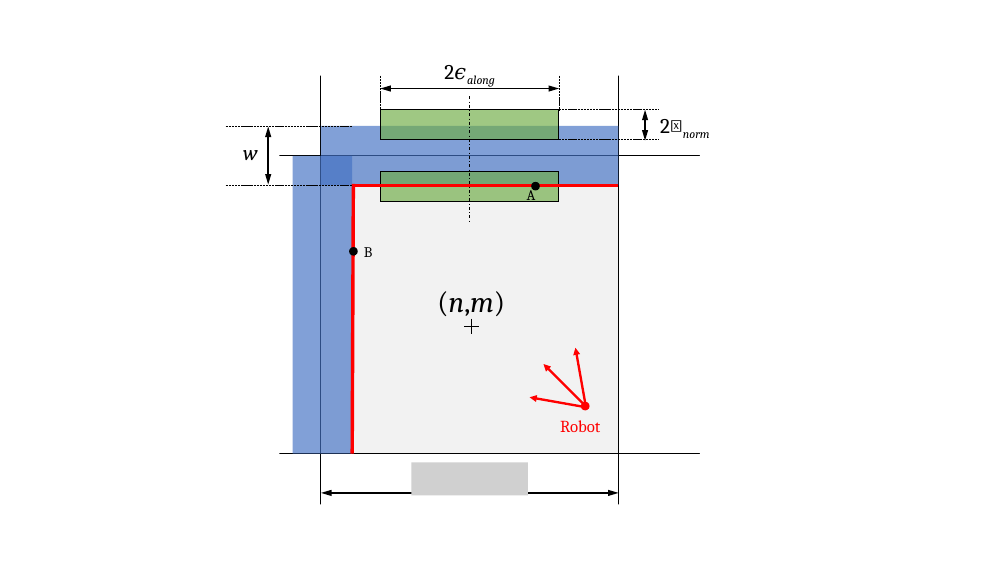
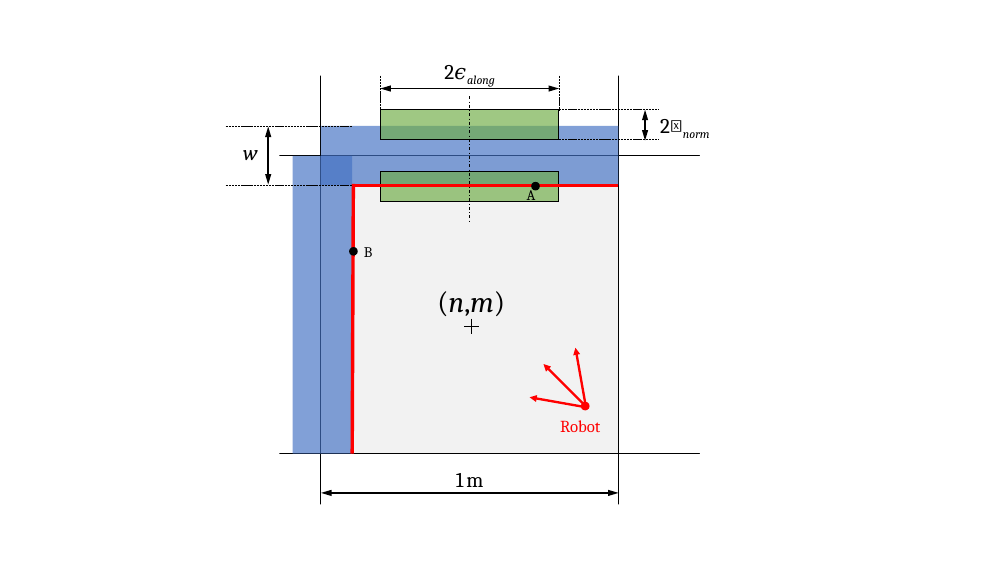
Before and after one commit to sarlinpe/Turtlebot-Navigation-Stack, a slide deck: slide 2 of doc/plots/diagrams.pptx. Drawn at 1008x567 pixels with LibreOffice and Linux fonts; fonts in the diff are those of the drawing; grey boxes stand for pictures. Boxes give left, top, right and bottom in pixels: in the first picture for what was removed or moved away, otherwise in the second. Text is boxed around its words. In the diff, an @@ line names an element or a change of style, - is before the commit and + after.

```diff
--- a/doc/plots/diagrams.pptx
+++ b/doc/plots/diagrams.pptx
@@ picture removed at <box>411,463,528,496</box> @@
@@ text added at <box>456,473,483,487</box>, 20 pt, text #000000 @@
+1 m
```
Also in this commit, not shown: 5 other files.
